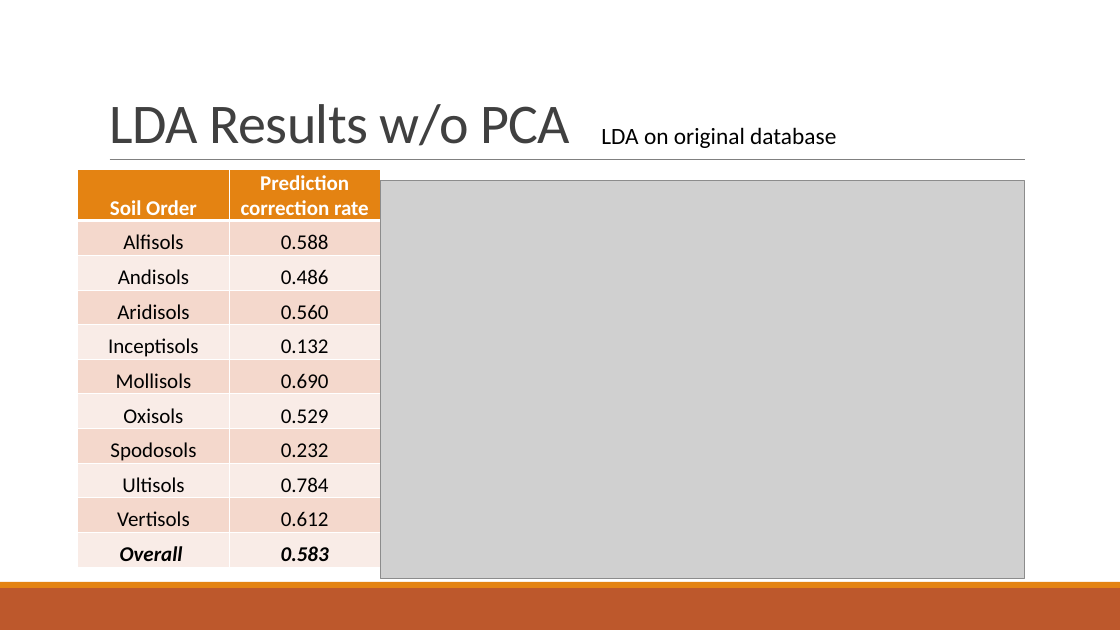
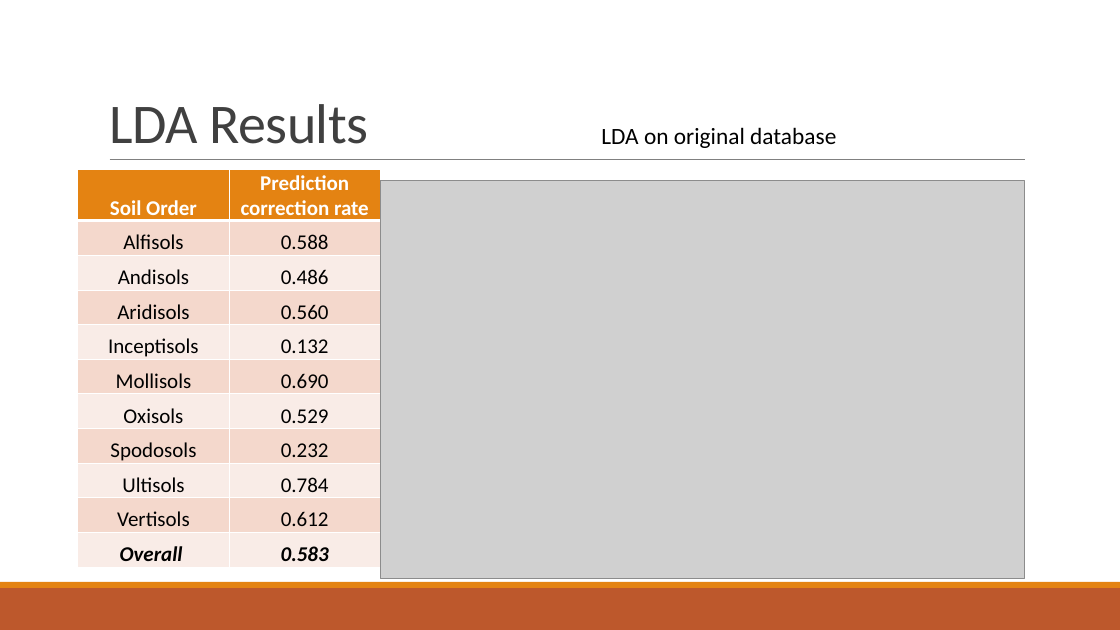
Before and after one commit to MLBartley/DataMiningCourse, a slide deck: slide 4 of Project1Slides.pptx. Drawn at 1120x630 pixels with LibreOffice and Linux fonts; fonts in the diff are those of the drawing; grey boxes stand for pictures. Boxes give left, top, right and bottom in pixels: in the first picture for what was removed or moved away, otherwise in the second. Text is boxed around its words. In the diff, an @@ line names an element or a change of style, - is before the commit and + after.

```diff
--- a/Project1Slides.pptx
+++ b/Project1Slides.pptx
@@ title at <box>109,104,368,144</box>: text changed @@
-LDA Results w/o PCA
+LDA Results
```
Also in this commit, not shown: 5 other slides changed.
